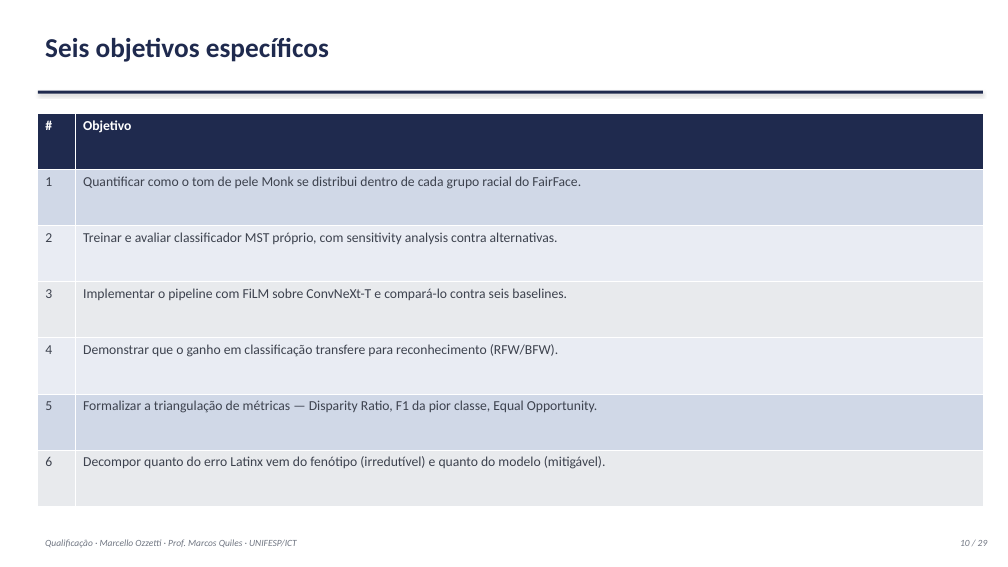
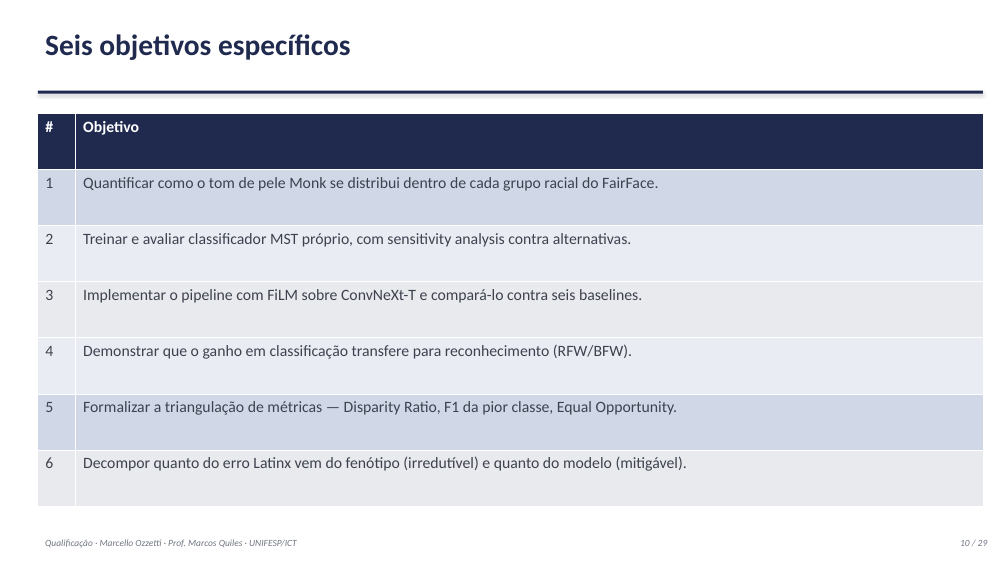
Before and after one commit to marcellozzetti/Facial-Recognition-Models-Mitigating-Bias, a slide deck: slide 10 of docs/ativo/material_qualificacao_2026-09-30.pptx. Drawn at 1008x567 pixels with LibreOffice and Linux fonts; fonts in the diff are those of the drawing. Boxes give left, top, right and bottom in pixels: in the first picture for what was removed or moved away, otherwise in the second. Text is boxed around its words. In the diff, an @@ line names an element or a change of style, - is before the commit and + after.

```diff
--- a/docs/ativo/material_qualificacao_2026-09-30.pptx
+++ b/docs/ativo/material_qualificacao_2026-09-30.pptx
@@ text "Seis objetivos específicos" at (45,34,351,60): size 26 to 28 pt @@
@@ table at (38,113,983,507) @@
@@ size 13 to 15 pt @@
```
Also in this commit, not shown: 27 other slides changed, 4 other files.
